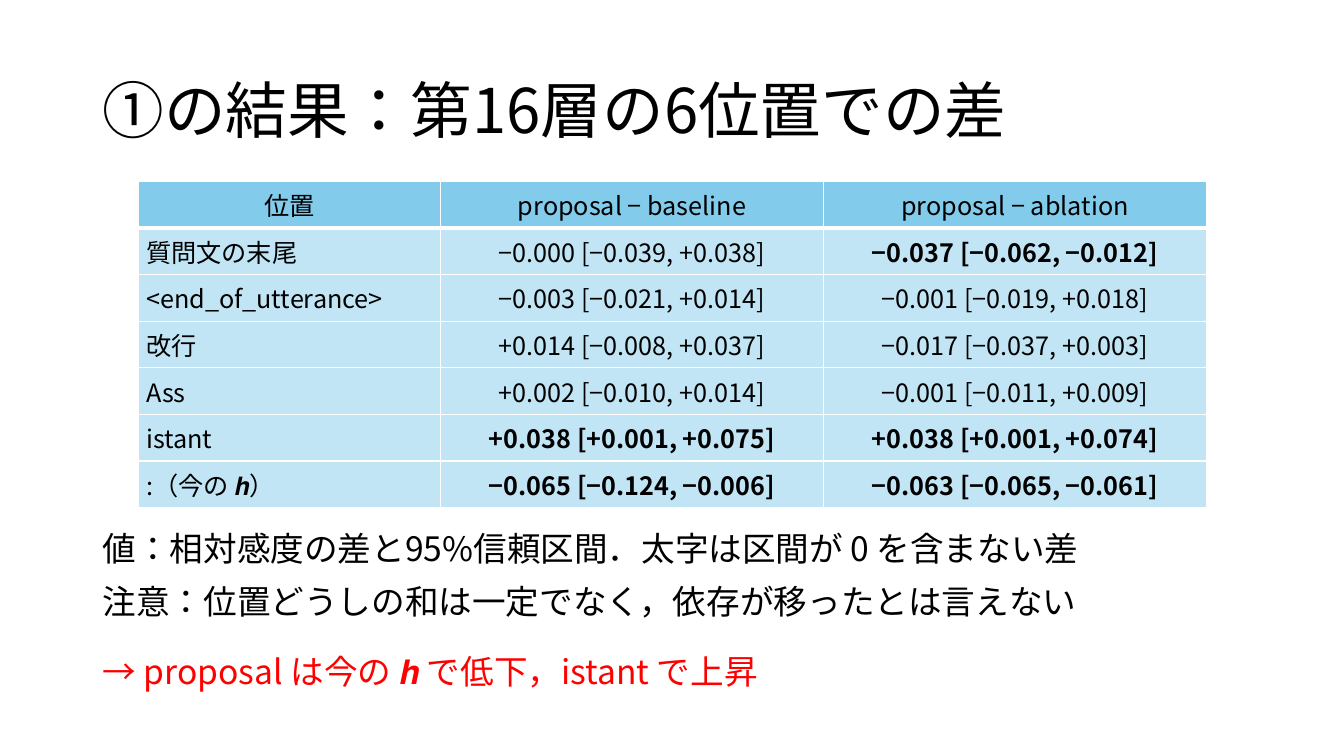
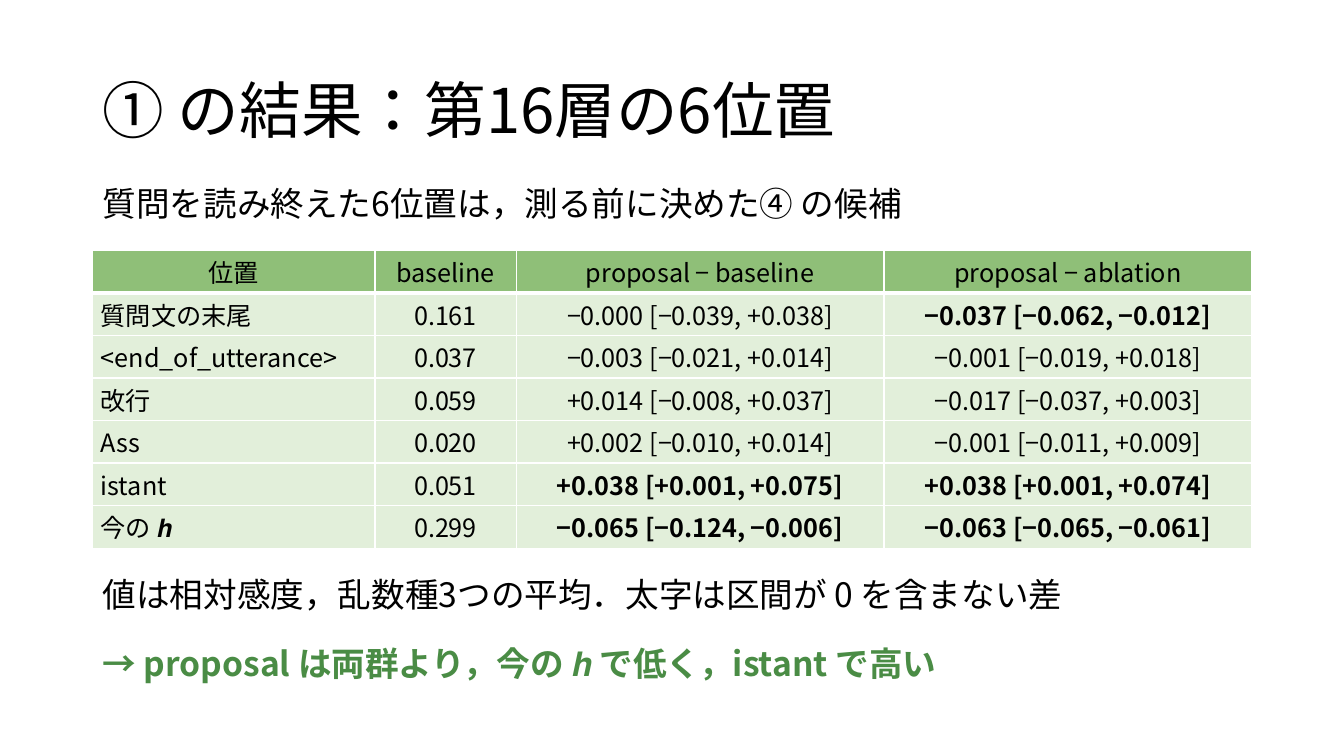
Before and after one commit to tomoking2004/taskalign, a slide deck: slide 8 of presentations/20261127_進捗報告.pptx (slide 9 before the commit). Drawn at 1344x756 pixels with LibreOffice and Linux fonts; fonts in the diff are those of the drawing. Boxes give left, top, right and bottom in pixels: in the first picture for what was removed or moved away, otherwise in the second. Text is boxed around its words. In the diff, an @@ line names an element or a change of style, - is before the commit and + after.

```diff
--- a/presentations/20261127_進捗報告.pptx
+++ b/presentations/20261127_進捗報告.pptx
@@ title at [102, 81, 836, 139]: text changed @@
-①の結果：第16層の6位置での差
+① の結果：第16層の6位置
@@ text added at [103, 187, 902, 220], 24 pt, text #000000 @@
+質問を読み終えた6位置は，測る前に決めた④ の候補
@@ table at [93, 250, 1252, 547] @@
-column 1: 位置 | 質問文の末尾 | <end_of_utterance> | 改行 | Ass | istant | :（今の 𝒉）
+column 1: 位置 | 質問文の末尾 | <end_of_utterance> | 改行 | Ass | istant | 今の 𝒉
+column 2: baseline | 0.161 | 0.037 | 0.059 | 0.020 | 0.051 | 0.299
@@ table: place and size @@
-table at [138, 181, 1207, 505]
+table at [93, 250, 1252, 547]
@@ text at [103, 578, 1063, 611]: text changed @@
-値：相対感度の差と95%信頼区間．太字は区間が 0 を含まない差
-注意：位置どうしの和は一定でなく，依存が移ったとは言えない
+値は相対感度，乱数種3つの平均．太字は区間が 0 を含まない差
@@ text at [144, 647, 936, 684]: text changed; text colour #FF0000 to #4A8C45; bold on @@
-→ proposal は今の 𝒉 で低下，istant で上昇
+→ proposal は両群より，今の 𝒉 で低く，istant で高い
```
Also in this commit, not shown: 5 other slides changed, 5 slides added, 8 slides removed, 2 other files.
